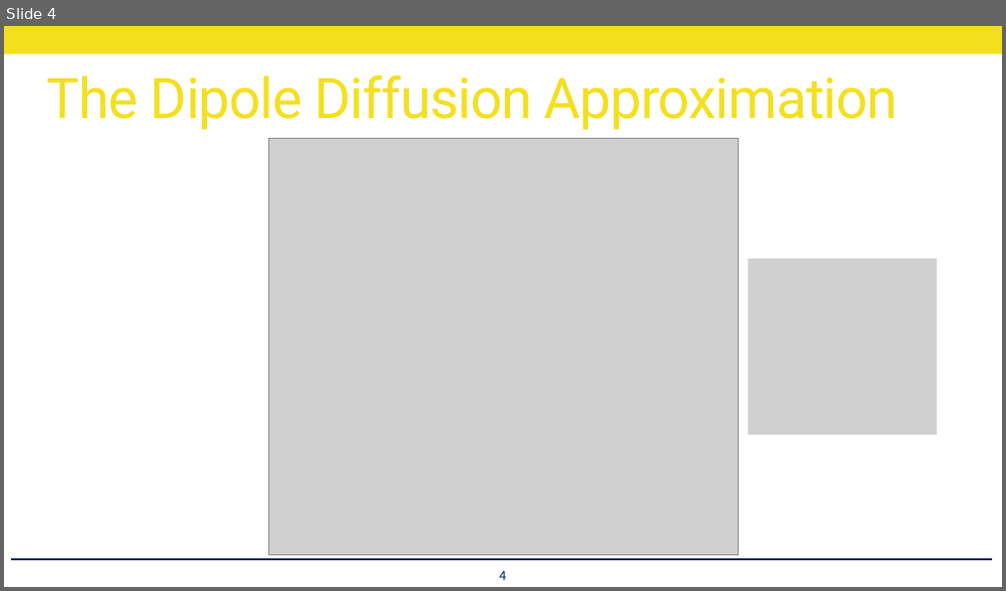
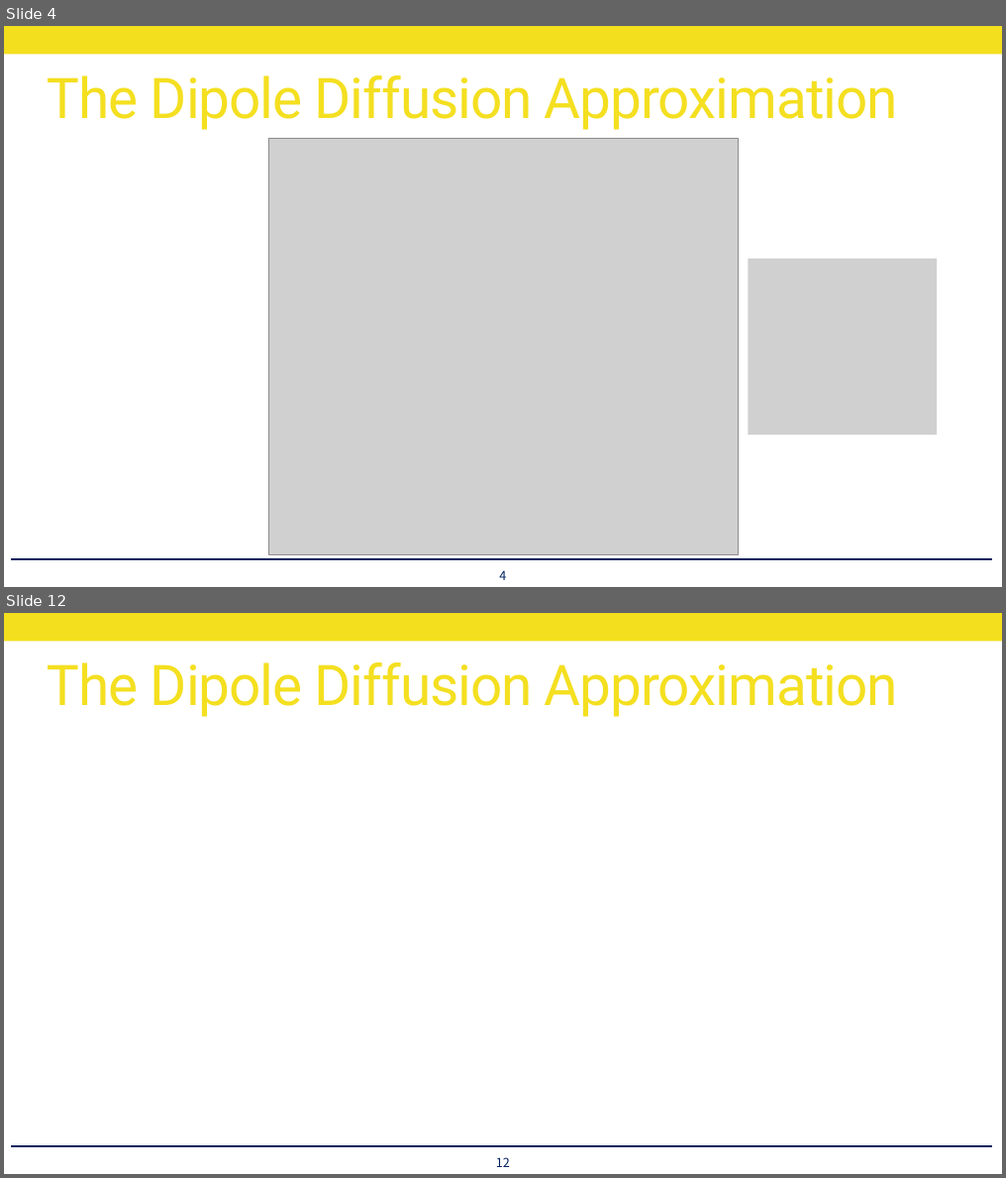
Before and after one commit to utilForever/PBRStudy, a slide deck: Physically Based Rendering - Chapter 16, Part 3.pptx. Shown one above the other, each under a label of ours: slide 4 before the commit, slides 4 and 12 after it; the slides between them are not shown. The pictures are 1006x591 and 1006x1178 pixels, drawn with LibreOffice and Linux fonts; fonts in the diff are those of the drawing; grey boxes stand for pictures. Boxes give left, top, right and bottom in pixels: in the first picture for what was removed or moved away, otherwise in the second. Text is boxed around its words. In the diff, an @@ line names an element or a change of style, - is before the commit and + after.

```diff
--- a/Physically Based Rendering - Chapter 16, Part 3.pptx
+++ b/Physically Based Rendering - Chapter 16, Part 3.pptx
@@ slide 12 added at <box>4,613,1002,1174</box>, background #FFFFFF; not listed: 2 template elements that a slide beside it also shows @@
@@ title added at <box>47,663,898,717</box>, 54 pt, text #F4DF1E @@
+The Dipole Diffusion Approximation
@@ page number added at <box>496,1157,510,1167</box>, 12 pt, text #002060 @@
+12
```
Also in this commit, not shown: 7 other slides added.
